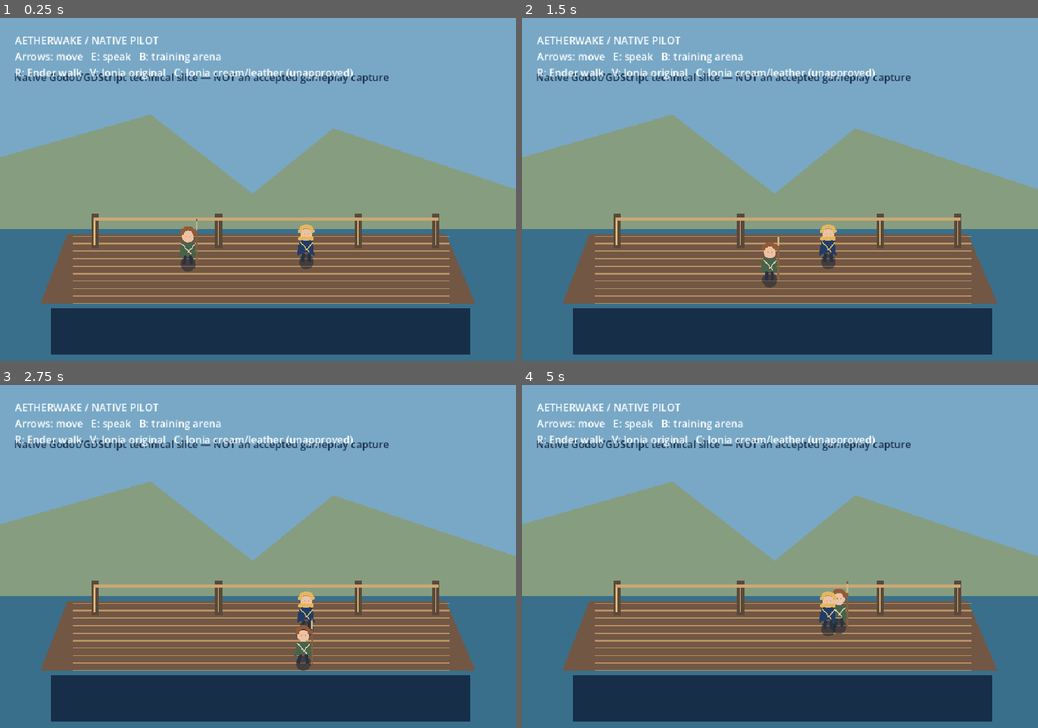
Above: before the commit, frames 1-4 (two rows, left to right).
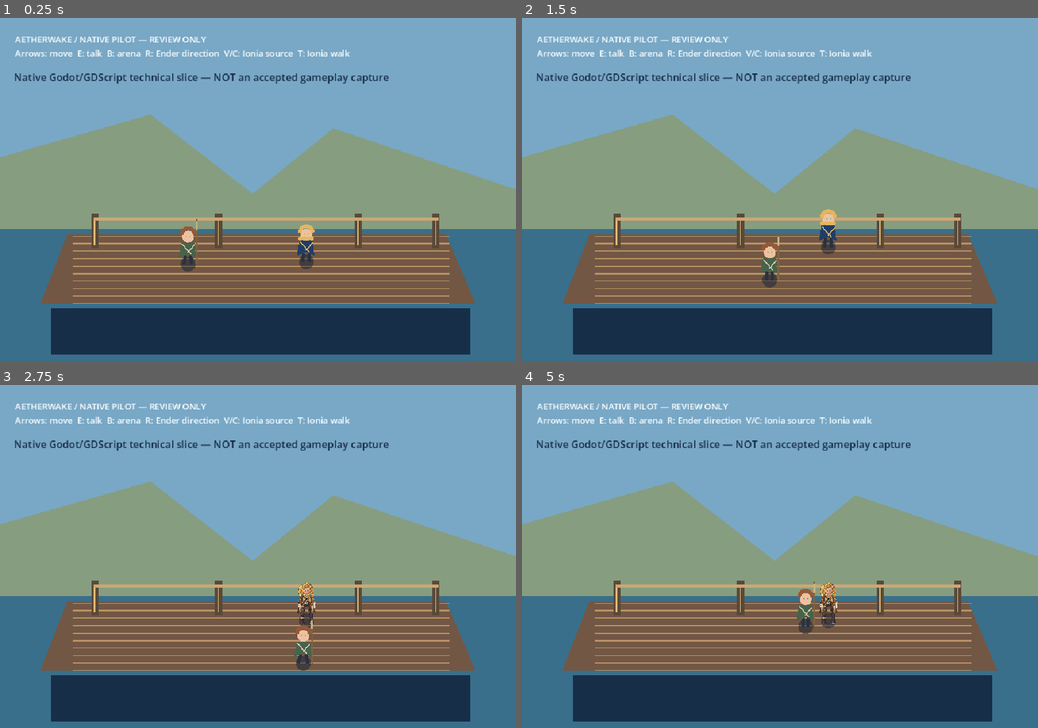
Above: after the commit, the same moments.

Repository: ndrorchestration/ToSailaStarrySky-jrpg
Game: Godot game, scene res://scenes/first_wake.tscn
Same seed, same stepped clock (60 frames per second), same inputs: the game is played once before the commit and once after it.
Inputs:
- Up to frame 1 (0.25 s): no input
- Up to frame 2 (1.5 s): tap Enter at 0.5 s; hold Right (ui_right) 0.53-1.28 s; tap T at 0.6 s; tap V at 0.8, 1.35 s; hold Down (ui_down) from 1.28 s (still down)
- Up to frame 3 (2.75 s): tap C at 1.55, 2.1 s; tap Space at 2 s; release Down (ui_down) at 2.03 s; hold Right (ui_right) from 2.03 s (still down); tap T at 2.3 s
- Up to frame 4 (5 s): release Right (ui_right) at 2.78 s; hold Up (ui_up) 2.78-3.53 s; tap T at 2.85, 4.55 s; tap V at 3.05, 3.6 s; hold Left (ui_left) from 3.53 s (still down); tap C at 3.8, 4.35 s; tap Enter at 4.25 s

The runs differ from the first frame. In frame 1, 2.0% of the frame differs, in the area x 2-69%, y 5-18%; in frame 2, 2.5%; in frame 3, 2.3%; in frame 4, 3.0%, in the area x 2-69%, y 5-74%.

Commit message:
feat(godot): expose four-way Ender and bounded Ionia walk through opt-in pilot keys

Diff:
--- a/godot/scripts/first_wake.gd
+++ b/godot/scripts/first_wake.gd
@@ -16,6 +16,7 @@
 var ionia_art_review_enabled: bool = false
 var ionia_aligned_review_enabled: bool = false
 var ender_walk_review_enabled: bool = false
+var ionia_walk_review_enabled: bool = false
 
 func _ready() -> void:
     var actors := Node2D.new()
@@ -46,8 +47,8 @@
     add_child(ui)
     status = Label.new()
     status.position = Vector2(28, 28)
-    status.add_theme_font_size_override("font_size", 19)
-    status.text = "AETHERWAKE / NATIVE PILOT\nArrows: move   E: speak   B: training arena\nR: Ender walk   V: Ionia original   C: Ionia cream/leather (unapproved)"
+    status.add_theme_font_size_override("font_size", 16)
+    status.text = "AETHERWAKE / NATIVE PILOT — REVIEW ONLY\nArrows: move  E: talk  B: arena  R: Ender direction  V/C: Ionia source  T: Ionia walk"
     ui.add_child(status)
     dialogue = Label.new()
     dialogue.position = Vector2(100, 555)
@@ -91,11 +92,18 @@
         # Mutually exclusive opt-in comparisons; neither source is approved field art.
         ionia_art_review_enabled = not ionia_art_review_enabled
         ionia_aligned_review_enabled = false
+        ionia_walk_review_enabled = false
         ionia.set_review_art_enabled(ionia_art_review_enabled)
     elif event.keycode == KEY_C:
         ionia_aligned_review_enabled = not ionia_aligned_review_enabled
         ionia_art_review_enabled = false
+        ionia_walk_review_enabled = false
         ionia.set_aligned_review_enabled(ionia_aligned_review_enabled)
+    elif event.keycode == KEY_T:
+        ionia_walk_review_enabled = not ionia_walk_review_enabled
+        ionia_art_review_enabled = false
+        ionia_aligned_review_enabled = false
+        ionia.set_ionia_walk_review_enabled(ionia_walk_review_enabled)
     elif event.keycode == KEY_B:
         get_tree().change_scene_to_packed(TrainingArena)
     elif event.keycode == KEY_ESCAPE:
